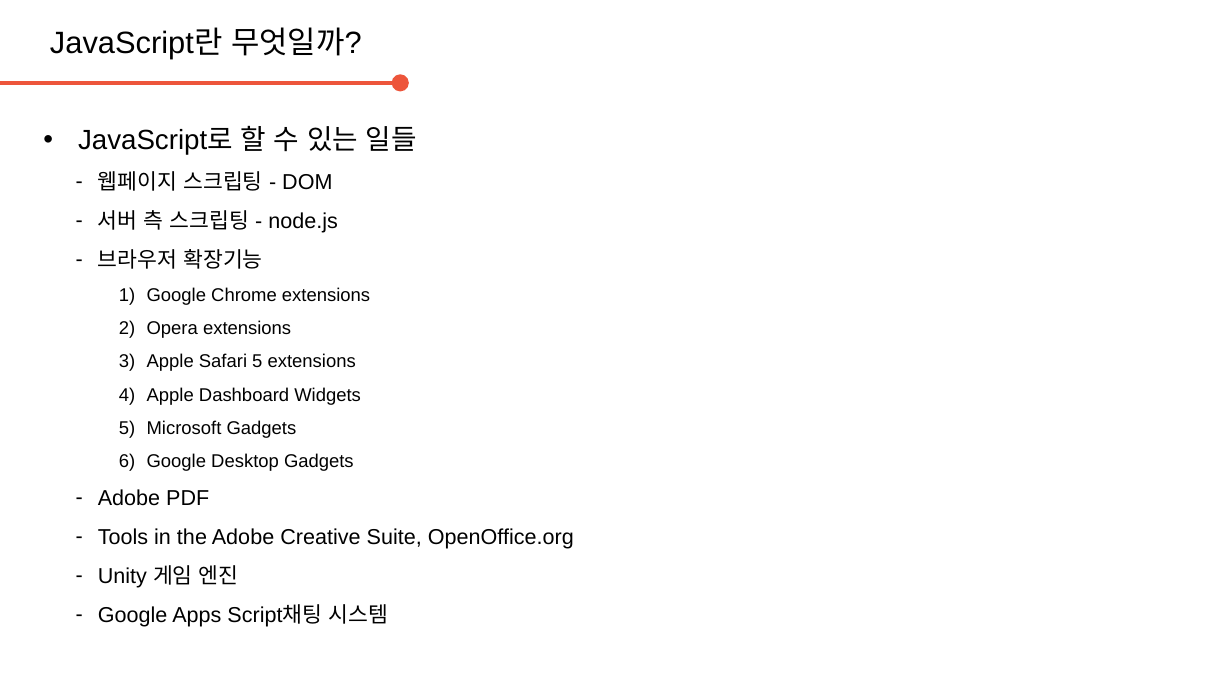
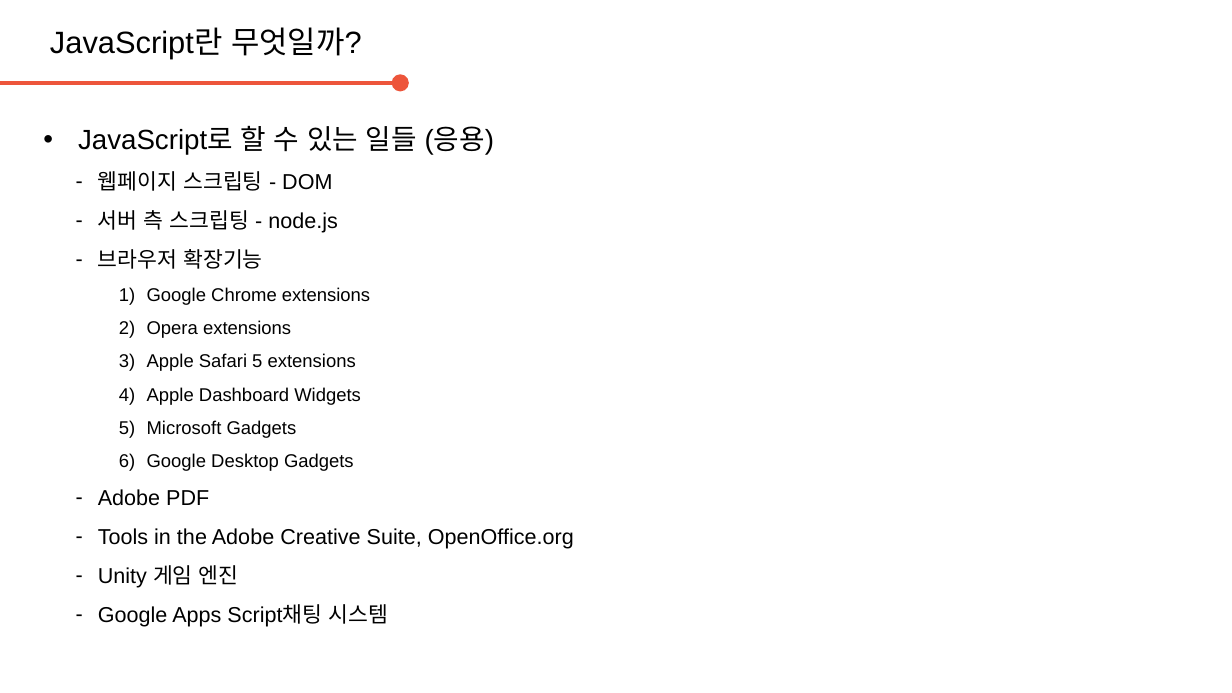
Before and after one commit to daegukdo/GCWM, a slide deck: slide 8 of 30/200727_JavaScript_concept.pptx (slide 5 before the commit). Drawn at 1232x693 pixels with LibreOffice and Linux fonts; fonts in the diff are those of the drawing; background and template pictures are left out. Boxes give left, top, right and bottom in pixels: in the first picture for what was removed or moved away, otherwise in the second. Text is boxed around its words. In the diff, an @@ line names an element or a change of style, - is before the commit and + after.

Commit message:
get coding with me  - edit JavaScript resource (basic)

```diff
--- a/30/200727_JavaScript_concept.pptx
+++ b/30/200727_JavaScript_concept.pptx
@@ text at box(78, 125, 494, 155): text changed @@
-• JavaScript로 할 수 있는 일들
+• JavaScript로 할 수 있는 일들 (응용)
```
Also in this commit, not shown: 3 other slides changed, 3 slides added, 4 other files.
